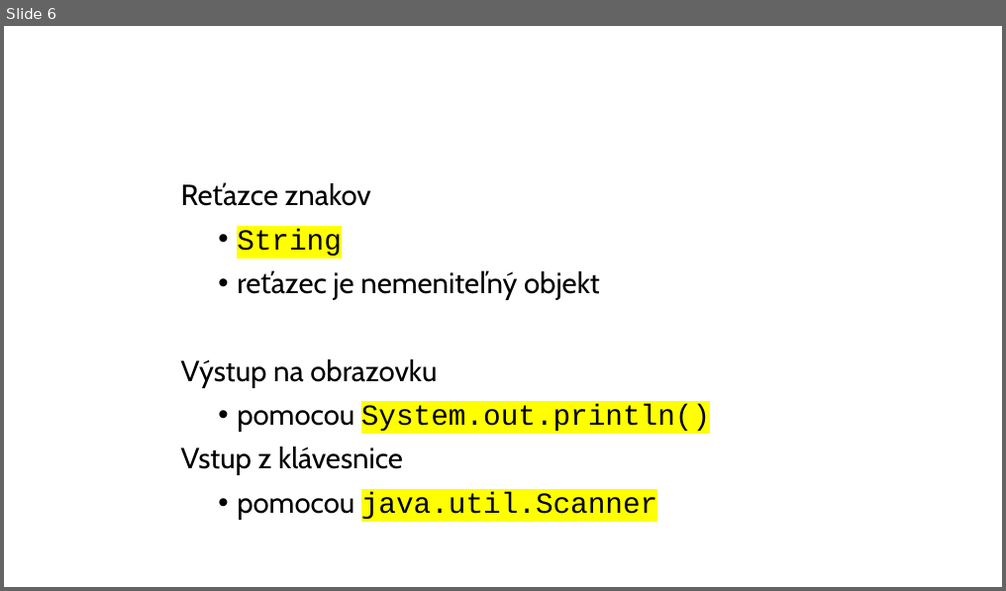
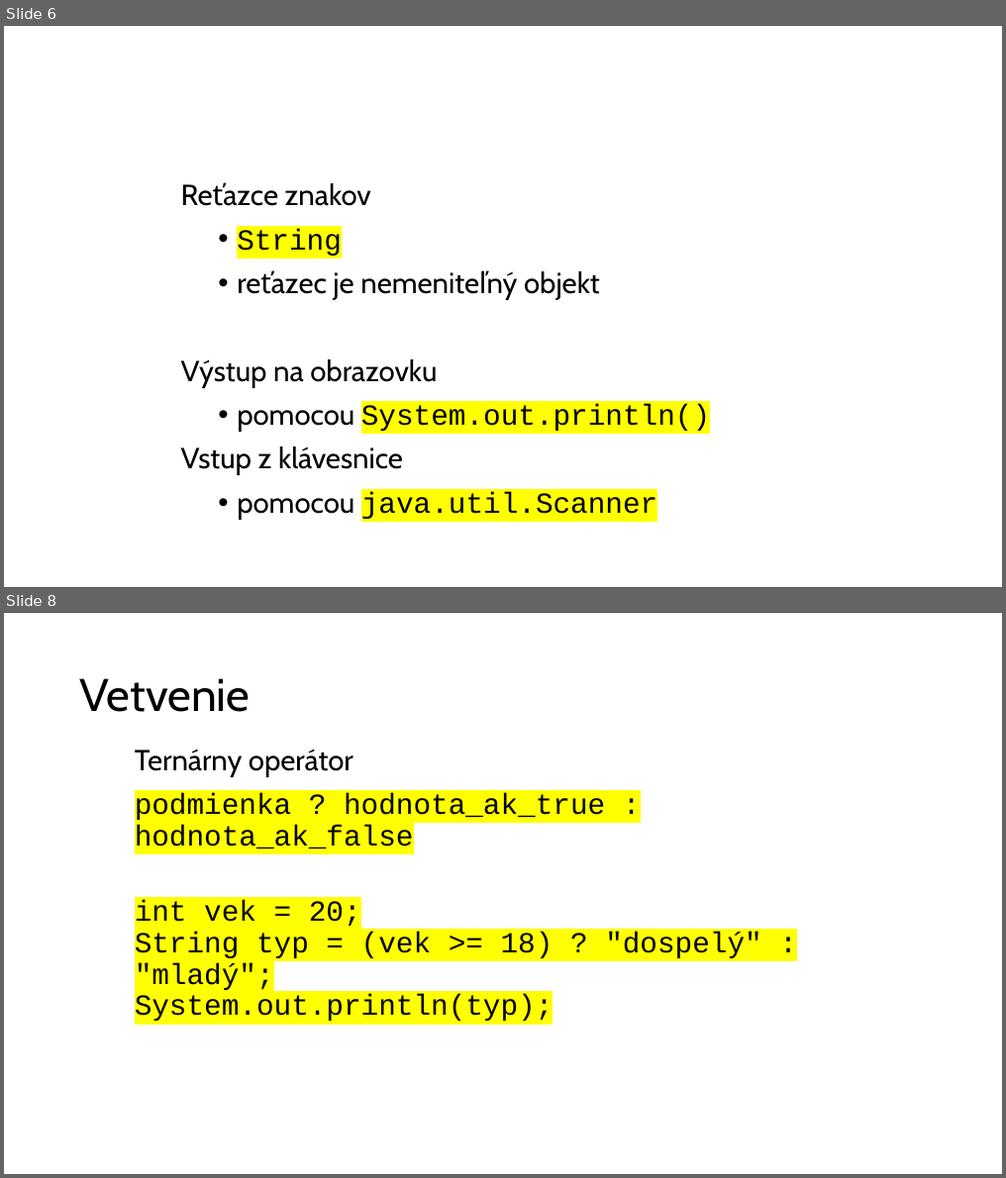
Before and after one commit to wagjo/oop, a slide deck: prezentacie/c02w.pptx. Shown one above the other, each under a label of ours: slide 6 before the commit, slides 6 and 8 after it; the slides between them are not shown. The pictures are 1006x591 and 1006x1178 pixels, drawn with LibreOffice and Linux fonts; fonts in the diff are those of the drawing. Boxes give left, top, right and bottom in pixels: in the first picture for what was removed or moved away, otherwise in the second. Text is boxed around its words. In the diff, an @@ line names an element or a change of style, - is before the commit and + after.

```diff
--- a/prezentacie/c02w.pptx
+++ b/prezentacie/c02w.pptx
@@ slide 8 added at [4,613,1002,1174], background #FFFFFF @@
@@ title added at [80,678,250,712], 44 pt, text #000000 @@
+Vetvenie
@@ text added at [135,749,762,1023], 28 pt, text #000000 @@
+Ternárny operátor
+podmienka ? hodnota_ak_true : hodnota_ak_false
+int vek = 20;
+String typ = (vek >= 18) ? "dospelý" : "mladý";
+System.out.println(typ);
```
Also in this commit, not shown: 3 other slides added, 3 other files.
